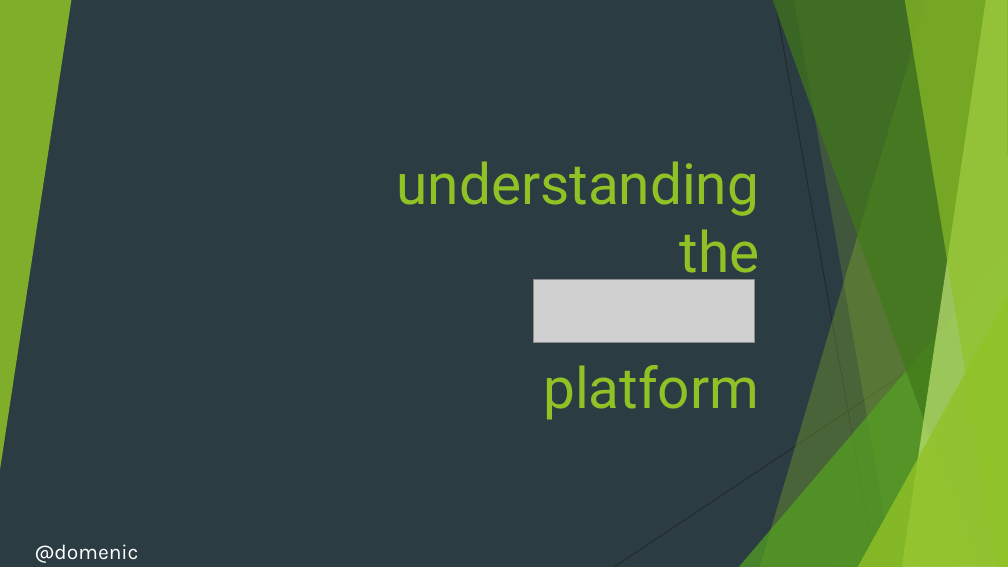
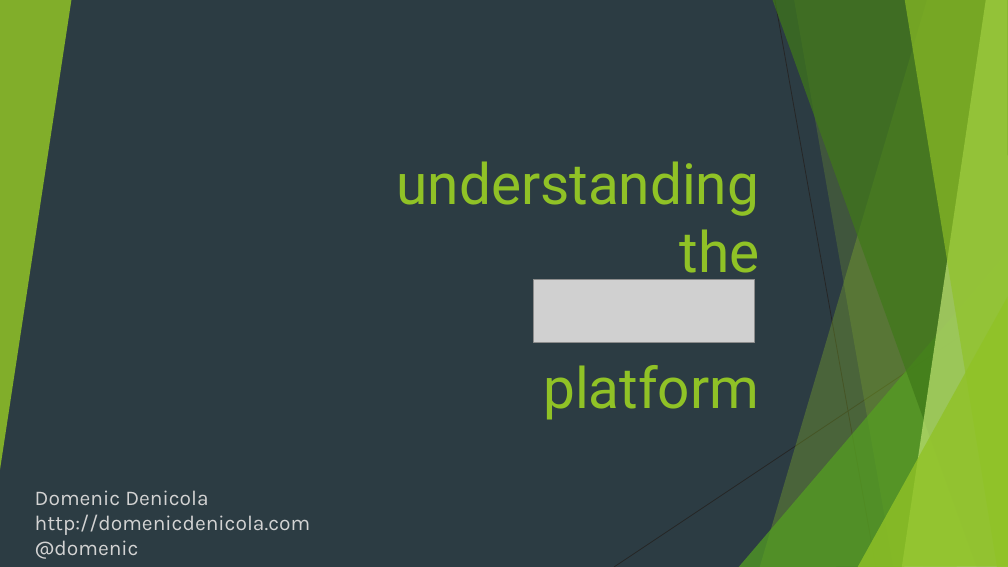
Before and after one commit to domenic/understanding-node, a slide deck: slide 1 of presentation.pptx. Drawn at 1008x567 pixels with LibreOffice and Linux fonts; fonts in the diff are those of the drawing; grey boxes stand for pictures. Boxes give left, top, right and bottom in pixels: in the first picture for what was removed or moved away, otherwise in the second. Text is boxed around its words. In the diff, an @@ line names an element or a change of style, - is before the commit and + after.

Commit message:
Add my info to title slide.

```diff
--- a/presentation.pptx
+++ b/presentation.pptx
@@ text "Domenic Denicola": place and size @@
-text "Domenic Denicola" at <box>35,544,139,563</box>
+text "Domenic Denicola" at <box>35,490,311,559</box>
@@ text at <box>35,490,311,535</box>: paragraphs added @@
+Domenic Denicola
+http://domenicdenicola.com
@@ text at <box>35,540,139,559</box>: text colour #FFFFFF to #D3D3D3 in "@domenic" @@
```
